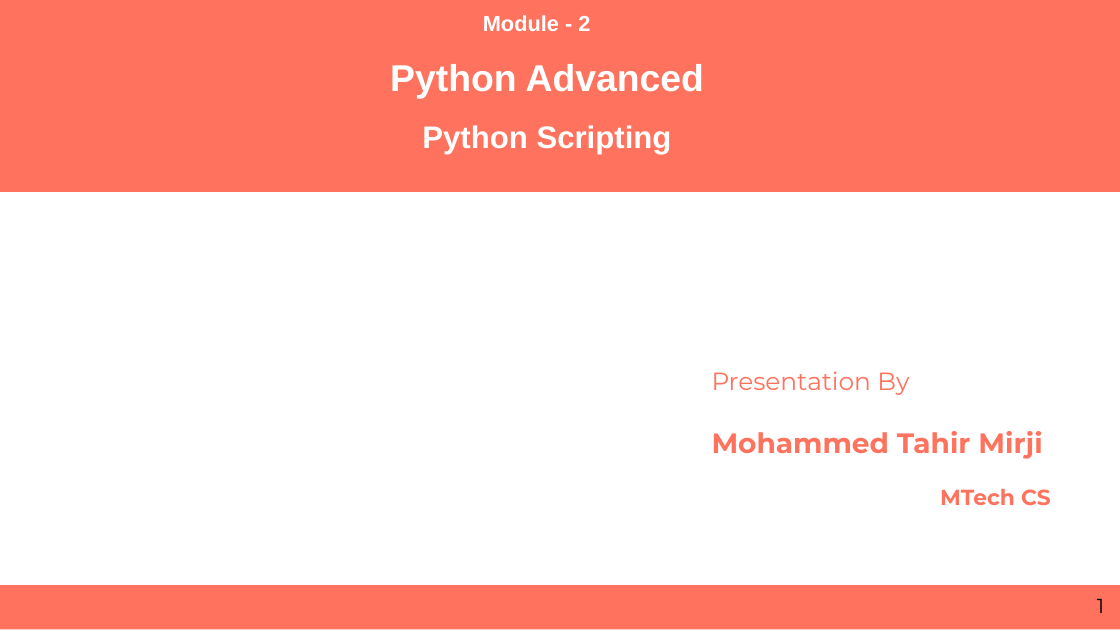
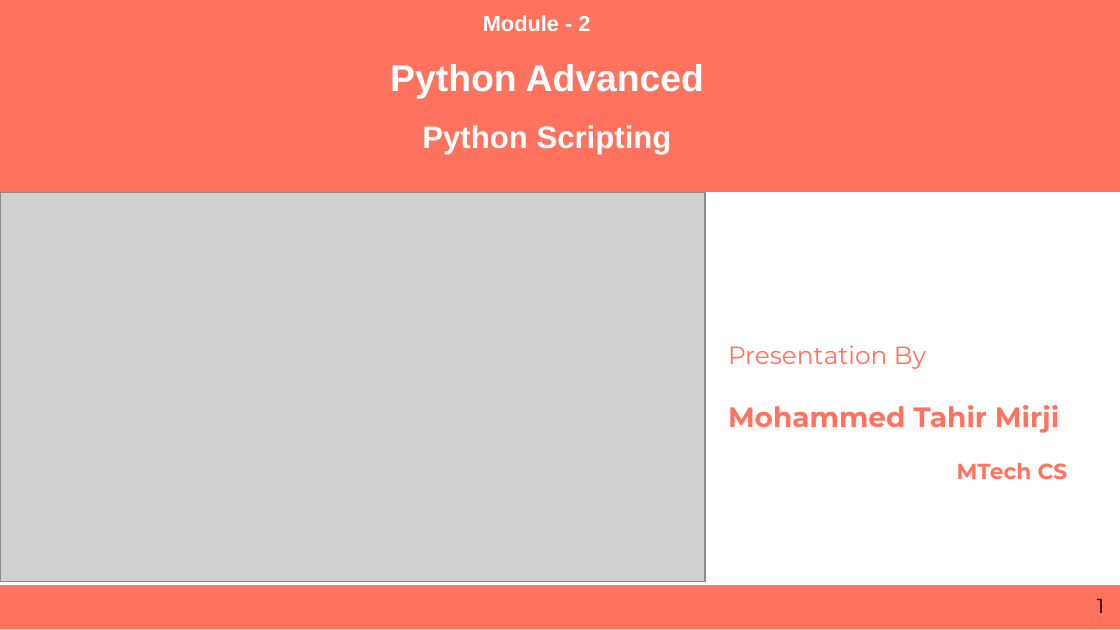
Before and after one commit to RashmivernekarN/ai_with_python_keonics, a slide deck: slide 1 of module2/ppt/Python Scripting.pptx. Drawn at 1120x630 pixels with LibreOffice and Linux fonts; fonts in the diff are those of the drawing; grey boxes stand for pictures. Boxes give left, top, right and bottom in pixels: in the first picture for what was removed or moved away, otherwise in the second. Text is boxed around its words. In the diff, an @@ line names an element or a change of style, - is before the commit and + after.

```diff
--- a/module2/ppt/Python Scripting.pptx
+++ b/module2/ppt/Python Scripting.pptx
@@ picture added at (0, 193, 706, 581) @@
@@ subtitle "Presentation By": place and size @@
-subtitle "Presentation By" at (712, 371, 1051, 505)
+subtitle "Presentation By" at (728, 345, 1068, 479)
```
Also in this commit, not shown: 27 other slides changed, 39 slides added, 4 slides removed, 4 other files.
